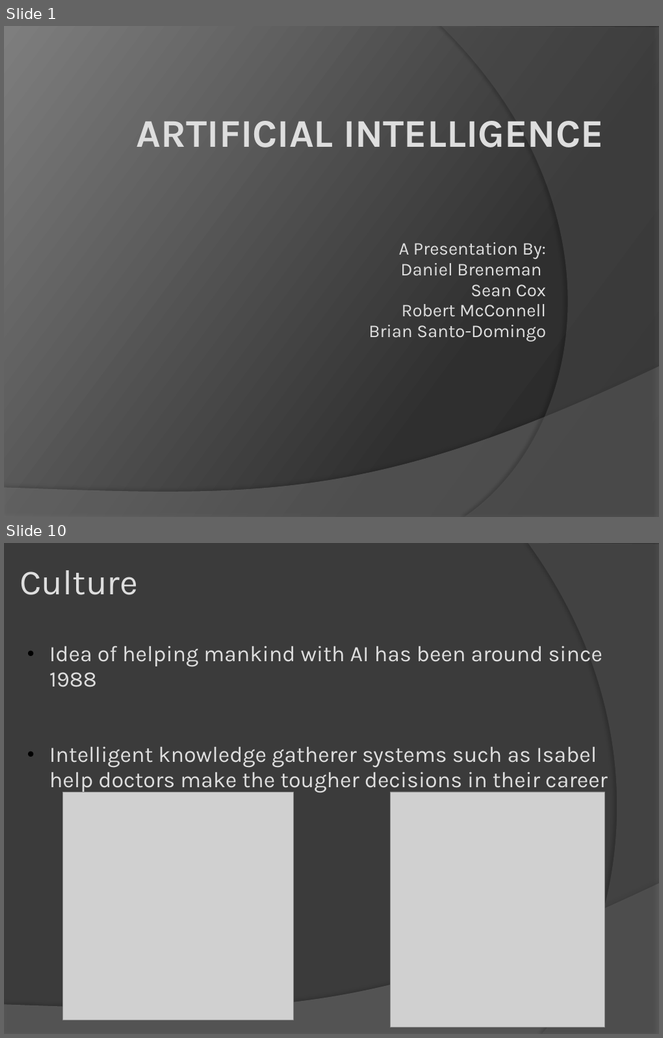
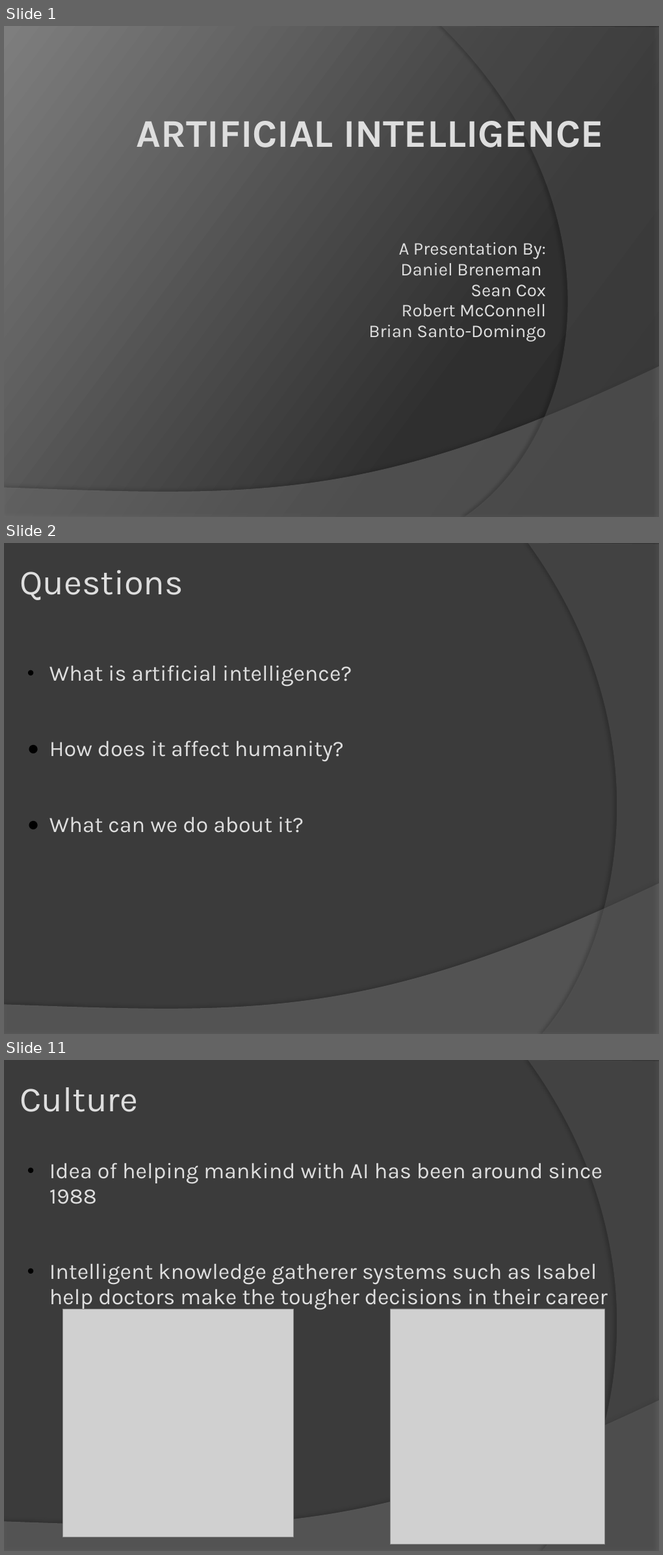
Before and after one commit to abhishekori/team-sexy-awesome-repository-of-awesomeness-----sexy, a slide deck: artififical intelligence.pptx. Shown one above the other, each under a label of ours: slides 1 and 10 before the commit, slides 1, 2 and 11 after it; the slides between them are not shown. The pictures are 663x1038 and 663x1555 pixels, drawn with LibreOffice and Linux fonts; fonts in the diff are those of the drawing; grey boxes stand for pictures. Boxes give left, top, right and bottom in pixels: in the first picture for what was removed or moved away, otherwise in the second. Text is boxed around its words. In the diff, an @@ line names an element or a change of style, - is before the commit and + after.

```diff
--- a/artififical intelligence.pptx
+++ b/artififical intelligence.pptx
@@ slide 2 added at box(4, 543, 659, 1034), background #3B3B3B; not listed: 2 template elements that a slide beside it also shows @@
@@ title added at box(20, 570, 184, 600), 43 pt, text #DEDEDE @@
+Questions
@@ text added at box(50, 665, 352, 833), 27 pt, text #DEDEDE @@
+  • What is artificial intelligence?
+  ● How does it affect humanity?
+  ● What can we do about it?
@@ what was slide 10 is now slide 11 @@
```
Also in this commit, not shown: 5 slides changed, 6 other slides added, 3 slides removed.
